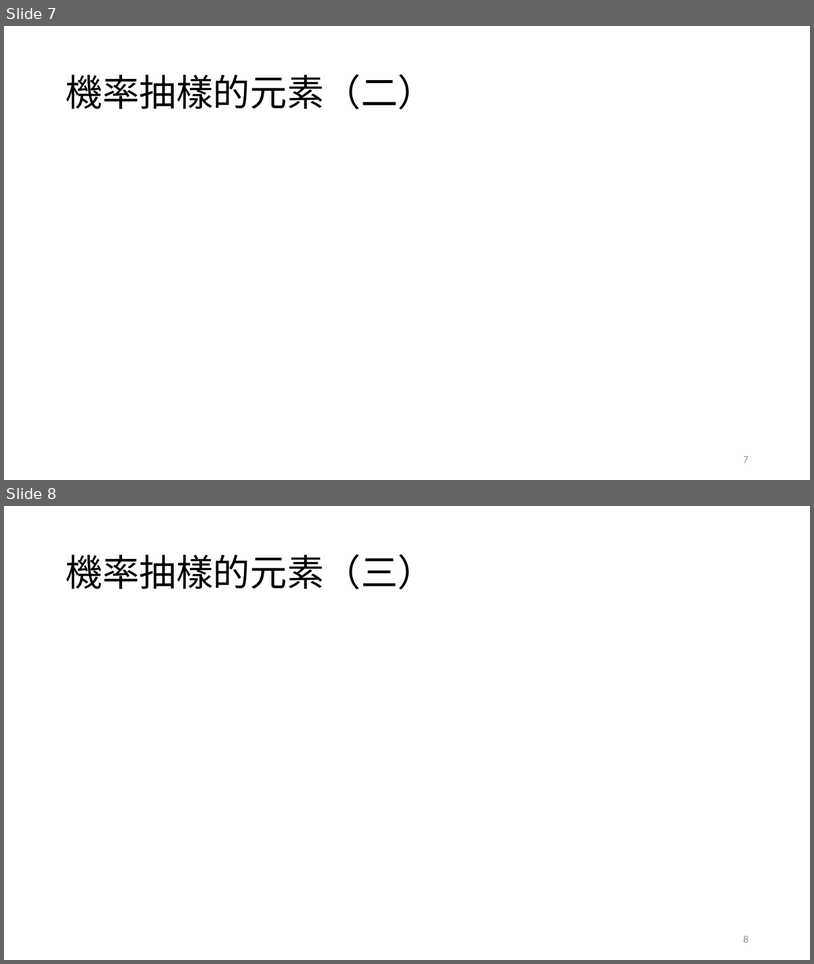
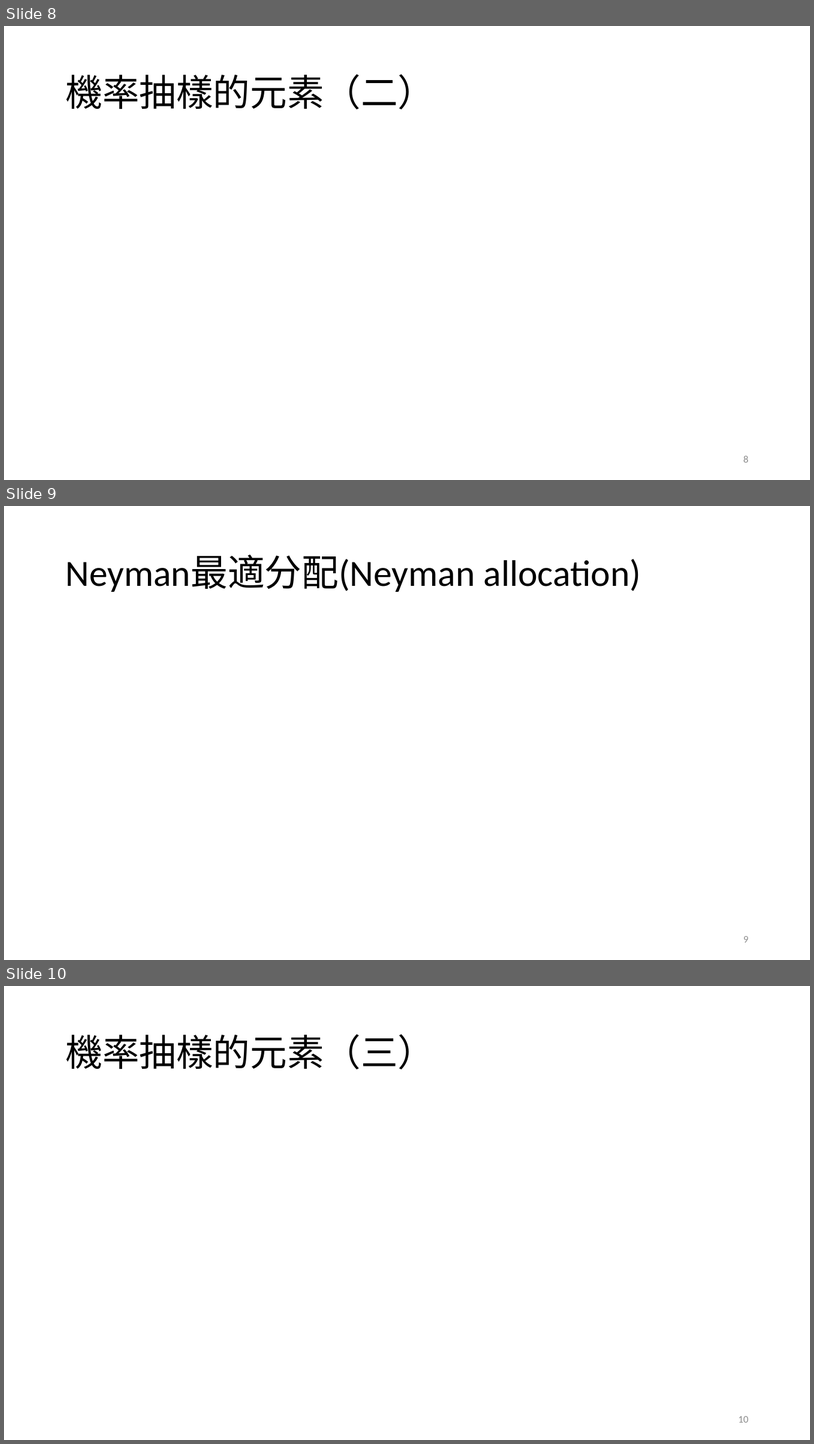
Before and after one commit to TsaiChiahung/PublicOpinion2026, a slide deck: 投影片/民意與調查Week5.pptx. Shown one above the other, each under a label of ours: slides 7 and 8 before the commit, slides 8, 9 and 10 after it. The pictures are 814x964 and 814x1444 pixels, drawn with LibreOffice and Linux fonts; fonts in the diff are those of the drawing; grey boxes stand for pictures. Boxes give left, top, right and bottom in pixels: in the first picture for what was removed or moved away, otherwise in the second. Text is boxed around its words. In the diff, an @@ line names an element or a change of style, - is before the commit and + after.

```diff
--- a/投影片/民意與調查Week5.pptx
+++ b/投影片/民意與調查Week5.pptx
@@ slide 9 added at bbox=[4, 506, 810, 960], background #FFFFFF @@
@@ title added at bbox=[65, 555, 641, 592], 44 pt, text #000000 @@
+Neyman最適分配(Neyman allocation)
@@ page number added at bbox=[744, 936, 749, 942], 12 pt, text #8C8C8C @@
+9
@@ what was slide 7 is now slide 8 @@
@@ page number at bbox=[744, 455, 749, 462]: text changed @@
-7
+8
@@ what was slide 8 is now slide 10 @@
@@ page number at bbox=[738, 1416, 749, 1422]: text changed @@
-8
+10
```
Also in this commit, not shown: 2 slides changed, 1 other slide added.
